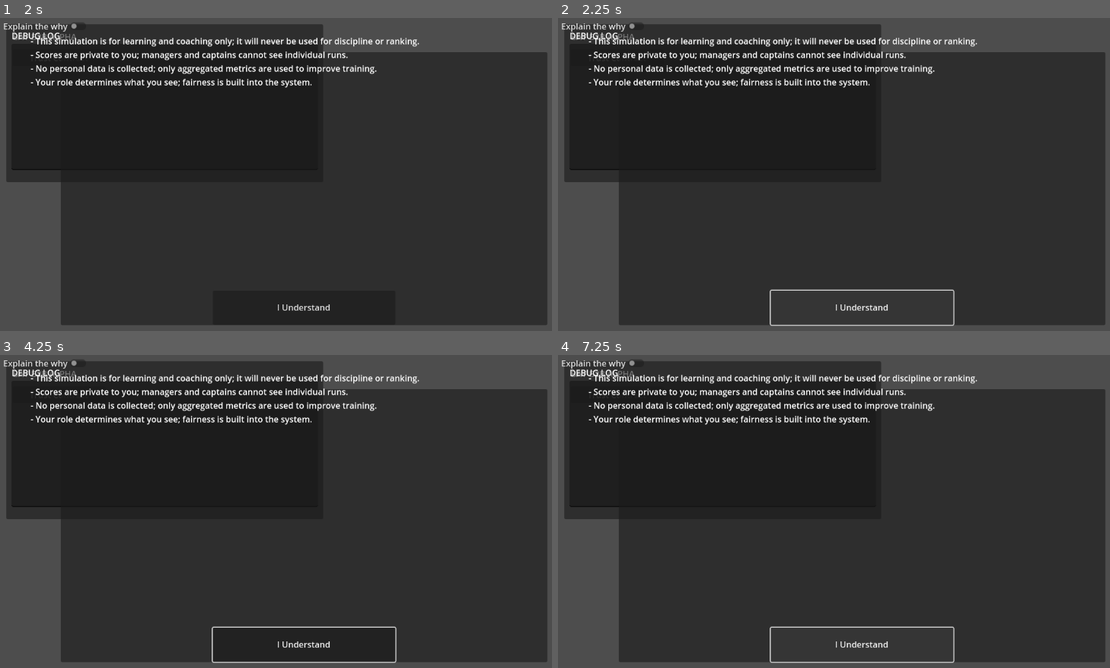
Above: before the commit, frames 1-4 (two rows, left to right).
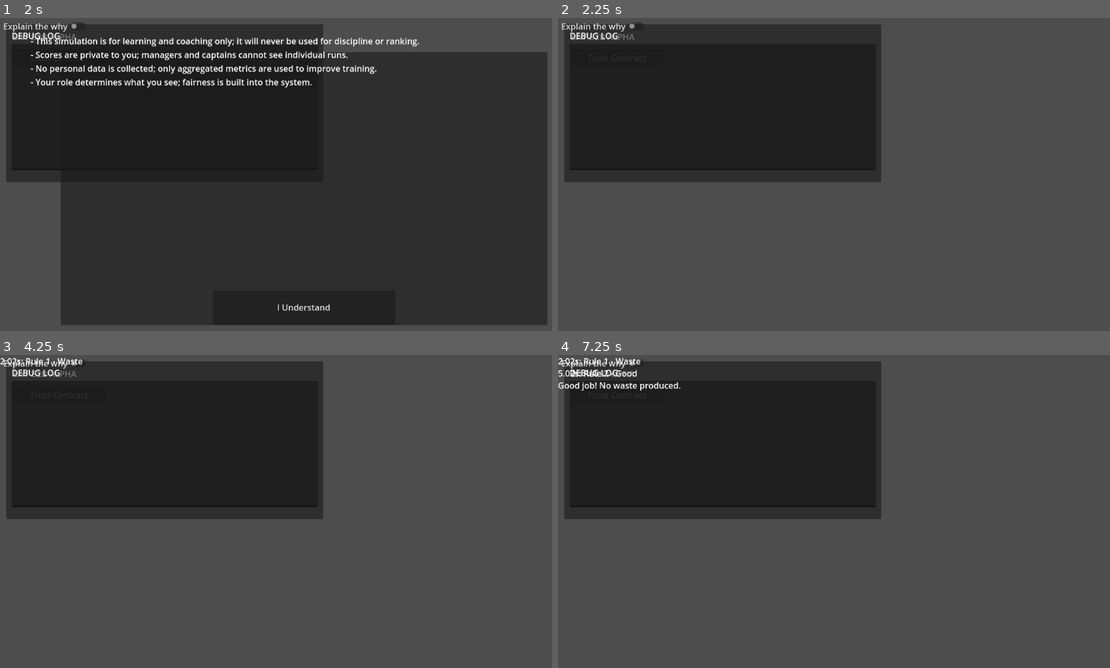
Above: after the commit, the same moments.

Repository: donotworryitisme-boop/wots-alpha
Game: Godot game, scene res://scenes/Main.tscn
Two runs of this game, one before a commit and one after it. Both use one fixed random seed, a clock stepped at 60 frames per second and the inputs below.
Inputs (mouse positions are in pixels of both pictures, inside the frame that each line leads up to):
- Up to frame 1 (2 s): click "Trust Contract" at 0.5 s; click "Explain the why" at 1.25 s
- Up to frame 2 (2.25 s): click "I Understand" at 2 s
- Up to frame 3 (4.25 s): click "Trust Contract" at 2.75 s; click "Explain the why" at 3.5 s
- Up to frame 4 (7.25 s): click (861, 646) at 4.25 s, where only the run before the commit has a clickable "I Understand"; click "Trust Contract" at 5 s; click "Explain the why" at 5.75 s; click (861, 646) at 6.5 s, where only the run before the commit has a clickable "I Understand"

Frame 1 is identical in both runs. In frame 2, 56% of the frame differs, in the area x 5-100%, y 6-99%; in frame 3, 60%, in the area x 0-100%, y 0-99%; in frame 4, 57%.

Commit message:
BAY-ALPHA-WHATEVER

Diff:
--- a/ui/TrustContract.tscn
+++ b/ui/TrustContract.tscn
@@ -1,4 +1,6 @@
-[gd_scene format=3 uid="uid://caa11wmfups7d"]
+[gd_scene load_steps=2 format=3 uid="uid://l5kta4drjd4e"]
+
+[ext_resource type="Script" uid="uid://dbg8uk1qnu80w" path="res://scripts/TrustContract.gd" id="1"]
 
 [node name="TrustContract" type="Control"]
 z_index = 100
@@ -6,6 +8,7 @@
 anchors_preset = 15
 anchor_right = 1.0
 anchor_bottom = 1.0
+script = ExtResource("1")
 
 [node name="Panel" type="Panel" parent="."]
 layout_mode = 0
